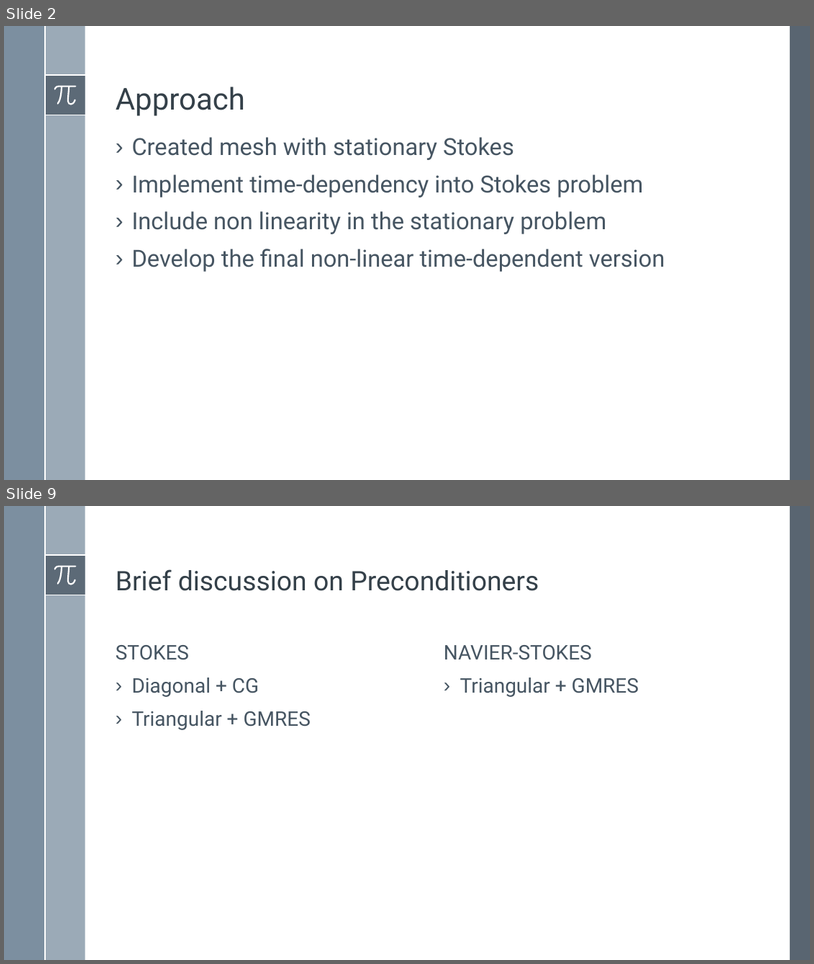
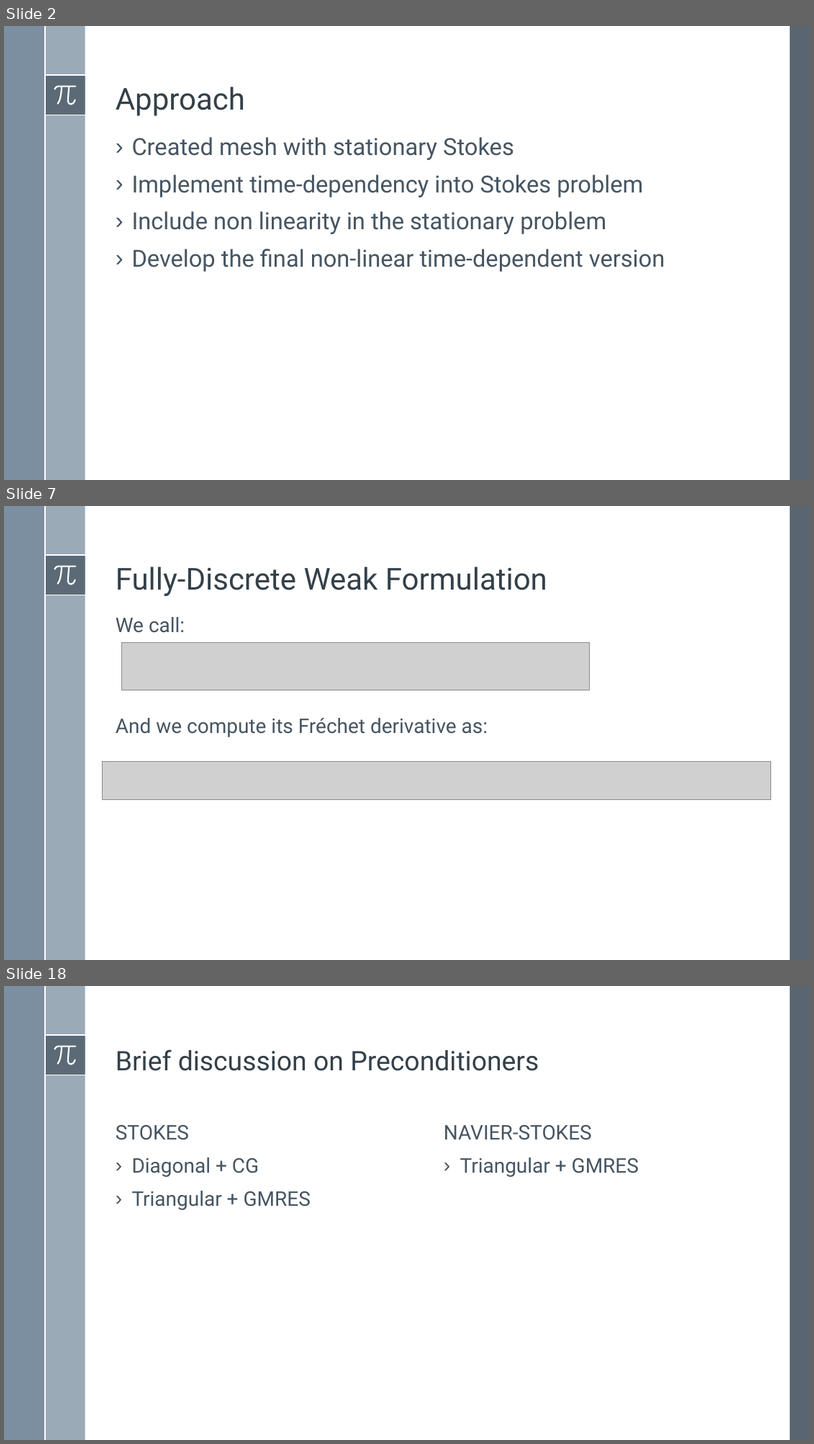
Before and after one commit to simone-fdr/navier-stokes, a slide deck: Presentatione_NMPDE_Navier_Stokes_temp.pptx. Shown one above the other, each under a label of ours: slides 2 and 9 before the commit, slides 2, 7 and 18 after it; the slides between them are not shown. The pictures are 814x964 and 814x1444 pixels, drawn with LibreOffice and Linux fonts; fonts in the diff are those of the drawing; grey boxes stand for pictures. Boxes give left, top, right and bottom in pixels: in the first picture for what was removed or moved away, otherwise in the second. Text is boxed around its words. In the diff, an @@ line names an element or a change of style, - is before the commit and + after.

```diff
--- a/Presentatione_NMPDE_Navier_Stokes_temp.pptx
+++ b/Presentatione_NMPDE_Navier_Stokes_temp.pptx
@@ slide 7 added at [4, 506, 810, 960], background #FFFFFF; not listed: 8 template elements that a slide beside it also shows @@
@@ title added at [116, 566, 548, 596], 36 pt, text #35404A @@
+Fully-Discrete Weak Formulation
@@ text added at [116, 617, 488, 737], 24 pt, text #465562 @@
+We call:
+And we compute its Fréchet derivative as:
@@ picture added at [121, 642, 589, 690] @@
@@ picture added at [102, 762, 771, 800] @@
@@ what was slide 9 is now slide 18 @@
```
Also in this commit, not shown: 3 slides changed, 11 other slides added, 3 slides removed.
